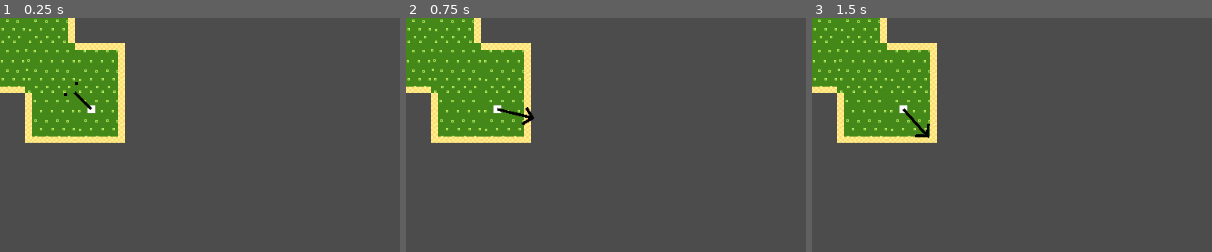
Above: before the commit, frames 1-3 (left to right).
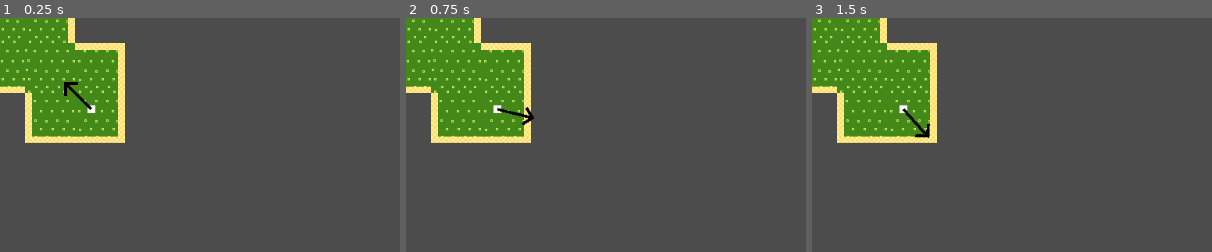
Above: after the commit, the same moments.

Repository: kenset/Par-One
Game: Godot game, scene res://courses/Course_08.tscn
Two runs of this game, one before a commit and one after it. Both use one fixed random seed, a clock stepped at 60 frames per second and the inputs below. This scene is started directly instead of the project's main scene.
Inputs (mouse positions are % of the whole screen's width and height, from its top left):
- Up to frame 1 (0.25 s): no input
- Up to frame 2 (0.75 s): tap Enter at 0.5 s; move the mouse to (72, 45) at 0.52 s
- Up to frame 3 (1.5 s): tap Space at 0.77, 1.25 s; move the mouse to (30, 55) at 1.27 s
The pictures show only the part of the screen within x 0-50%, y 0-50%; the shares and areas given below are measured in that part.

The runs differ from the first frame. In frame 1, 0.1% of the frame differs, in the area x 16-19%, y 27-33%; in frame 2, nothing differs; in frame 3, nothing differs.

Commit message:
Fixes build issue and adjusts tile placement for Course 8

Diff:
--- a/GolfBall.tscn
+++ b/GolfBall.tscn
@@ -1,7 +1,7 @@
 [gd_scene load_steps=5 format=2]
 
 [ext_resource path="res://GolfBall.gd" type="Script" id=1]
-[ext_resource path="res://Assets/arrow.png" type="Texture" id=2]
+[ext_resource path="res://assets/arrow.png" type="Texture" id=2]
 
 [sub_resource type="PhysicsMaterial" id=1]
 bounce = 1.0
@@ -35,5 +35,4 @@
 rotation = 1.5708
 scale = Vector2( 0.05, 0.05 )
 texture = ExtResource( 2 )
-centered = false
-offset = Vector2( 0, -245 )
+offset = Vector2( 490, 7.62939e-06 )
--- a/courses/Course_08.tscn
+++ b/courses/Course_08.tscn
@@ -4,9 +4,9 @@
 [ext_resource path="res://courses/course_components/TopRightCourse.tscn" type="PackedScene" id=2]
 [ext_resource path="res://courses/course_components/BottomLeftCourse.tscn" type="PackedScene" id=3]
 [ext_resource path="res://courses/course_components/BottomRightCourse.tscn" type="PackedScene" id=4]
-[ext_resource path="res://GolfBall.tscn" type="PackedScene" id=5]
-[ext_resource path="res://Hole.tscn" type="PackedScene" id=6]
-[ext_resource path="res://courses/course_components/CourseGrass.tscn" type="PackedScene" id=7]
+[ext_resource path="res://courses/course_components/CourseGrass.tscn" type="PackedScene" id=5]
+[ext_resource path="res://GolfBall.tscn" type="PackedScene" id=6]
+[ext_resource path="res://Hole.tscn" type="PackedScene" id=7]
 
 [node name="Course_08" type="Node2D"]
 
@@ -43,16 +43,17 @@
 [node name="BottomRightCourse" parent="CourseComponents" instance=ExtResource( 4 )]
 position = Vector2( 192, 128 )
 
-[node name="GolfBall" parent="." instance=ExtResource( 5 )]
+[node name="CourseGrass2" parent="CourseComponents" instance=ExtResource( 5 )]
+position = Vector2( 64, 0 )
+
+[node name="CourseGrass4" parent="CourseComponents" instance=ExtResource( 5 )]
+position = Vector2( 128, 64 )
+
+[node name="CourseGrass3" parent="CourseComponents" instance=ExtResource( 5 )]
+position = Vector2( 0, -64 )
+
+[node name="GolfBall" parent="." instance=ExtResource( 6 )]
 position = Vector2( 112, 112 )
 
-[node name="Hole" parent="." instance=ExtResource( 6 )]
+[node name="Hole" parent="." instance=ExtResource( 7 )]
 position = Vector2( -112, -112 )
-
-[node name="CourseGrass" parent="." instance=ExtResource( 7 )]
-position = Vector2( 64, 64 )
-
-[node name="CourseGrass2" parent="." instance=ExtResource( 7 )]
-
-[node name="CourseGrass3" parent="." instance=ExtResource( 7 )]
-position = Vector2( -64, -64 )
Not shown, added: export_presets.cfg
